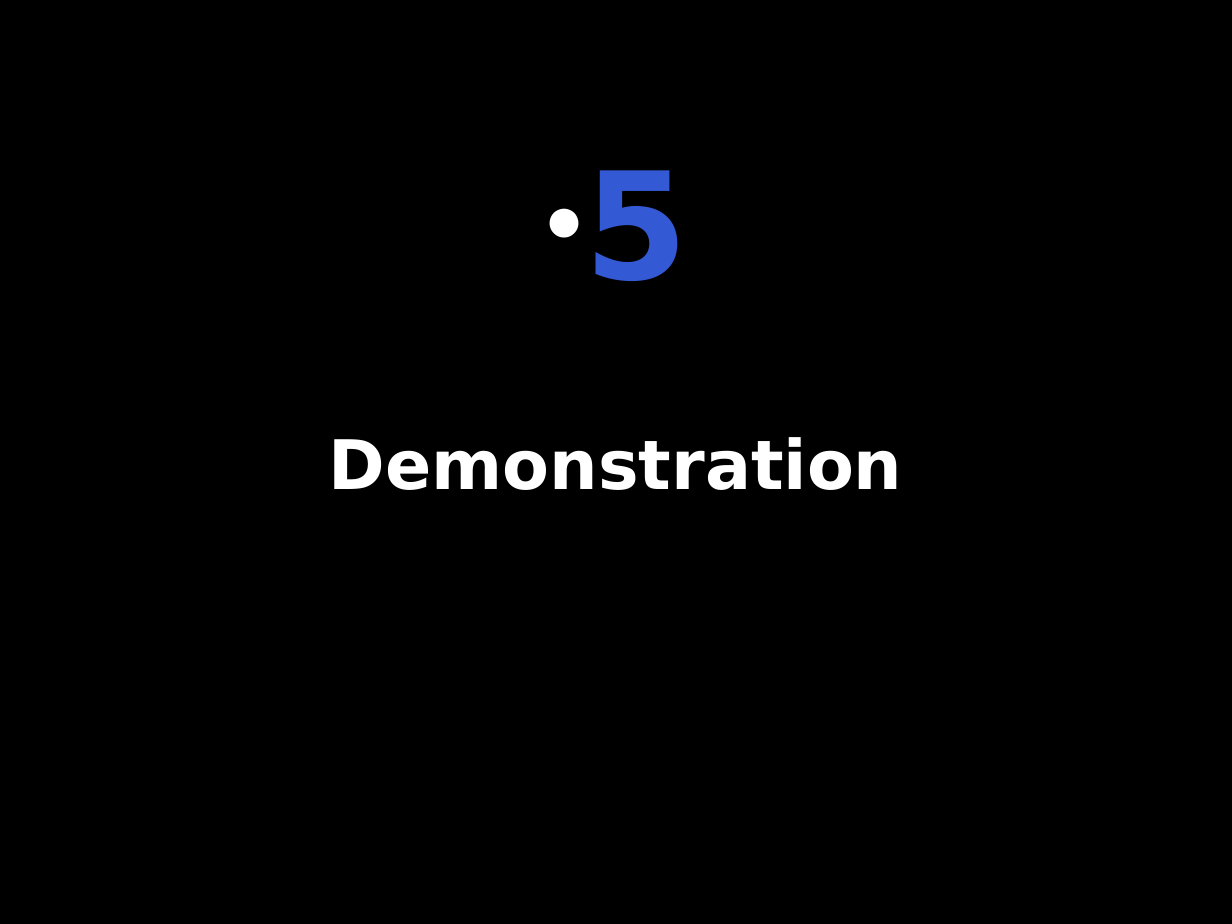
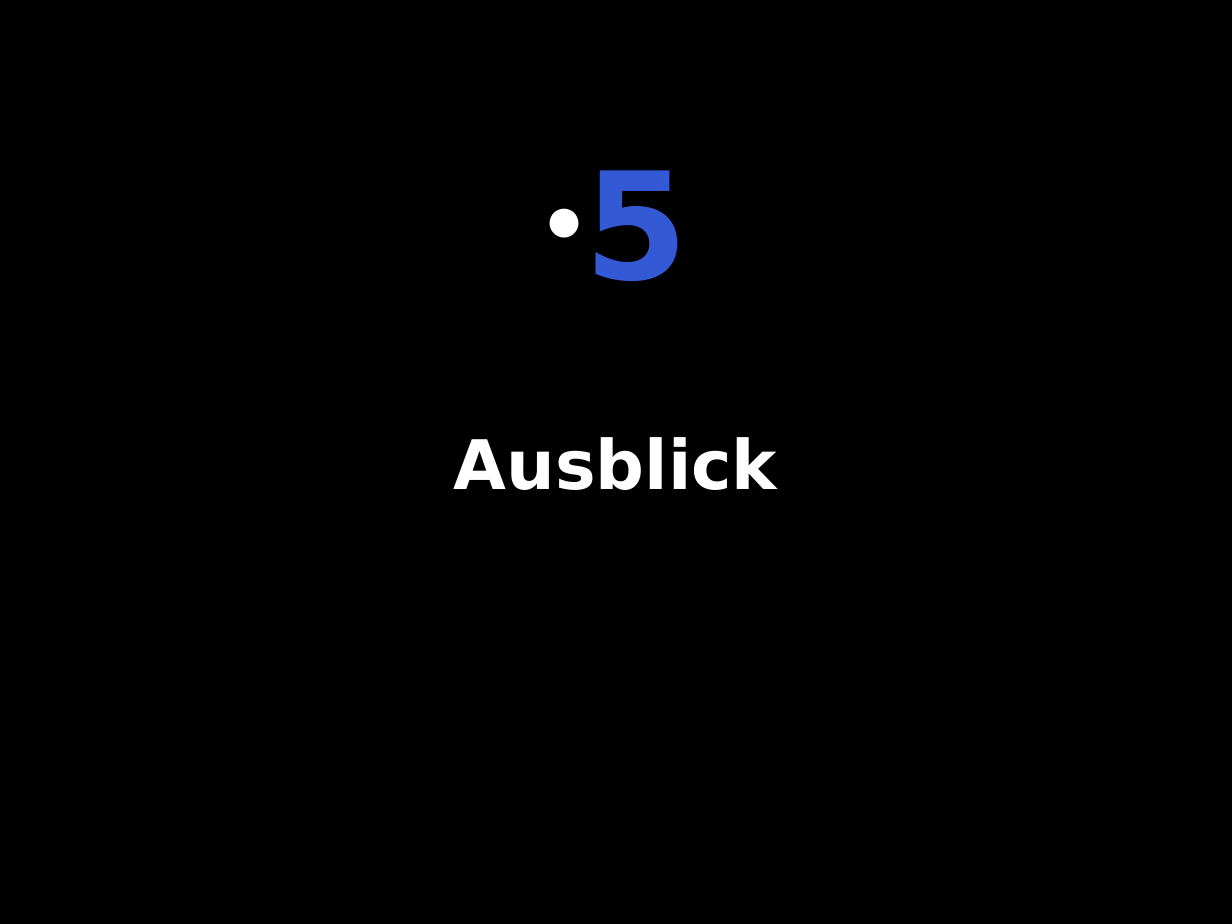
Before and after one commit to te-bachi/SimulationDoc, a slide deck: slide 35 of praesentation/Praesentation.odp. Drawn at 1232x924 pixels with LibreOffice and Linux fonts; fonts in the diff are those of the drawing. Boxes give left, top, right and bottom in pixels: in the first picture for what was removed or moved away, otherwise in the second. Text is boxed around its words. In the diff, an @@ line names an element or a change of style, - is before the commit and + after.

Commit message:
Präsentation

```diff
--- a/praesentation/Praesentation.odp
+++ b/praesentation/Praesentation.odp
@@ title at (454,437,777,490): text changed @@
-Demonstration
+Ausblick
```
Also in this commit, not shown: 1 other slide changed, 2 slides added.
